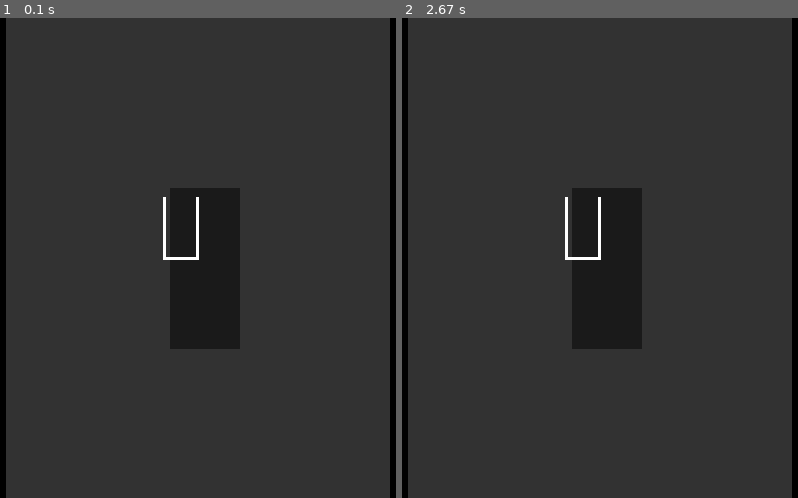
Above: before the commit, frames 1-2 (left to right).
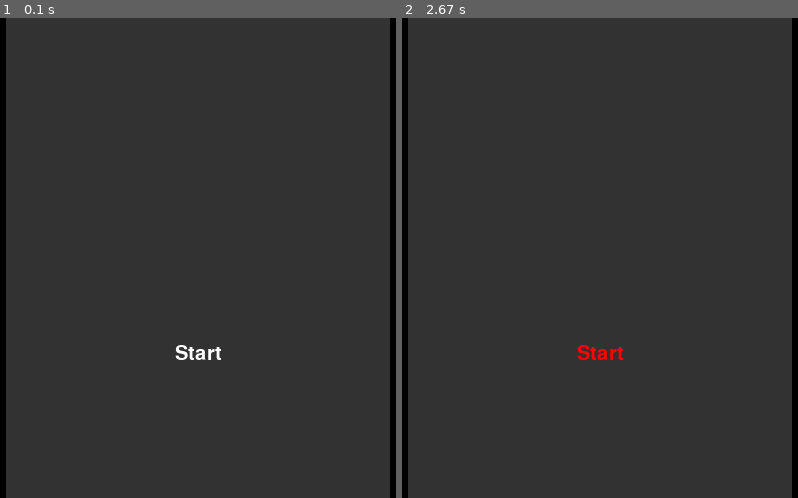
Above: after the commit, the same moments.

Repository: ArthyDeveloper/PyTris
Game: pygame game, started from main.py
The game is run twice, just before and just after one commit, with the same random seed, the same clock (stepped at 60 frames per second) and the same inputs.
Inputs (mouse positions are in pixels of both pictures, inside the frame that each line leads up to):
- Up to frame 1 (0.1 s): no input
- Up to frame 2 (2.67 s): click (552, 354) at 0.42 s; click (580, 277) at 0.77 s; click (552, 354) at 2.6 s

The runs differ from the first frame. In frame 1, 0.4% of the frame differs, in the area x 41-56%, y 37-72%; in frame 2, 0.4%.

Commit message:
Game grid barrier position fixed. Added text as a UI test.

Diff:
--- a/game/surfaces.py
+++ b/game/surfaces.py
@@ -16,19 +16,37 @@
   return (surface.get_width(), surface.get_height())
 
 def render_ui(panel, surface, grid, block_size, border_size):
+  surface_width, surface_height = get_dimensions(surface)
+  mouse_pos = pygame.mouse.get_pos()
   match panel:
     case 'default':
-      surface_width, surface_height = get_dimensions(surface)
+      font = pygame.font.Font(None, 30)
+      text_color = 'white'
+      text = font.render("Start", True, text_color)
+      text_pos = text.get_rect(center=(surface_width * 0.5, surface_height * 0.7))
+      if text_pos.collidepoint(mouse_pos):
+        text_color = 'red'
+        text = font.render("Start", True, text_color)
+      else:
+        text_color = 'white'
+        text = font.render("Start", True, text_color)
+
+      surface.blit(text, text_pos)
+
+    case 'game':
       # Game Grid
       for row_idx, row in enumerate(grid):
         for col_idx, col in enumerate(row):
-          x = int(surface_width * 0.5 - cols * block_size // 2 + col_idx * block_size + block_size)
-          y = int(surface_height * 0.5 - rows * block_size // 2 + row_idx * block_size)
+          x = surface_width * 0.5 - cols * block_size // 2 + col_idx * block_size + block_size
+          y = surface_height * 0.5 - rows * block_size // 2 + row_idx * block_size
           pygame.draw.rect(surface, col[1], pygame.Rect(x, y, block_size, block_size))
 
       # Grid Barrier
-      x = int(surface_width * 0.5 - cols * block_size // 2)
-      y = int(surface_height * 0.5 - rows * block_size // 2 + border_size * phantom_rows)
-      pygame.draw.rect(surface, 'white', pygame.Rect(x, y, border_size, border_size * rows)) # Left Barrier
-      pygame.draw.rect(surface, 'white', pygame.Rect(x + ((cols+1) * border_size), y, border_size, border_size * rows)) # Right Barrier
-      pygame.draw.rect(surface, 'white', pygame.Rect(x, y + border_size * rows, border_size * (cols + 2), border_size)) # Bottom Barrier
+      x = surface_width * 0.5 - (cols * block_size) // 2
+      y = surface_height * 0.5 - rows * block_size // 2 + block_size * phantom_rows
+      diff = block_size - border_size
+
+      # Rect params: Pos x, Pos y , Width and Height
+      pygame.draw.rect(surface, 'white', pygame.Rect(x + diff, y, border_size, block_size * rows)) # Left Barrier
+      pygame.draw.rect(surface, 'white', pygame.Rect(x + ((cols+1) * block_size), y, border_size, block_size * rows)) # Right Barrier
+      pygame.draw.rect(surface, 'white', pygame.Rect(x + diff, y + block_size * rows, (cols + 2) * block_size - (diff * 2), border_size)) # Bottom Barrier
